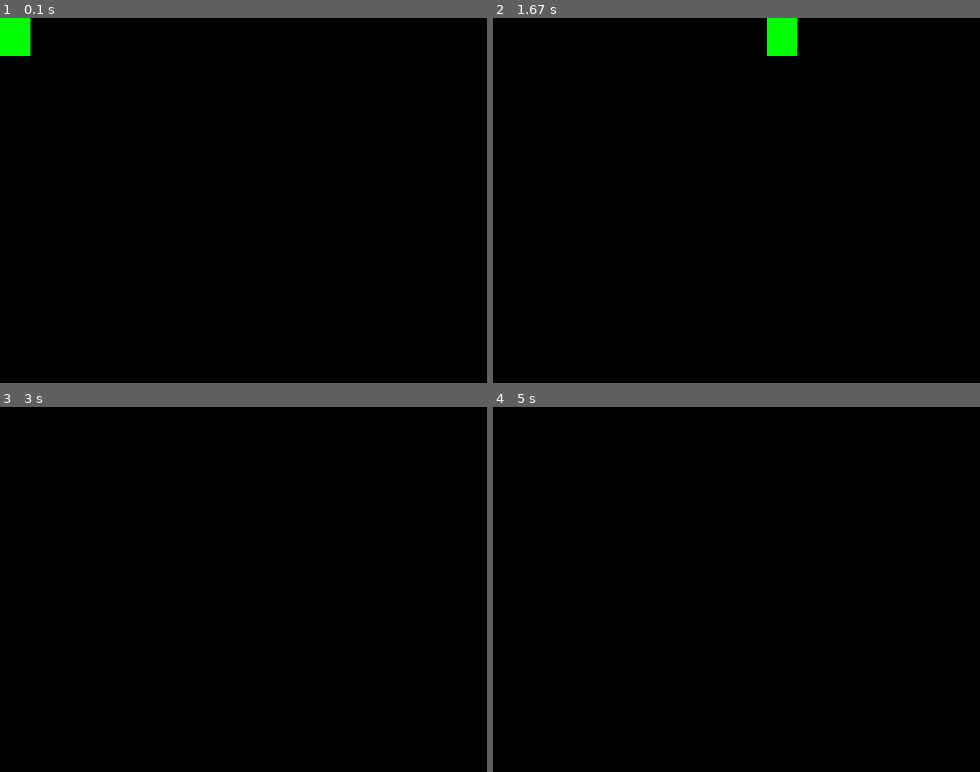
Above: before the commit, frames 1-4 (two rows, left to right).
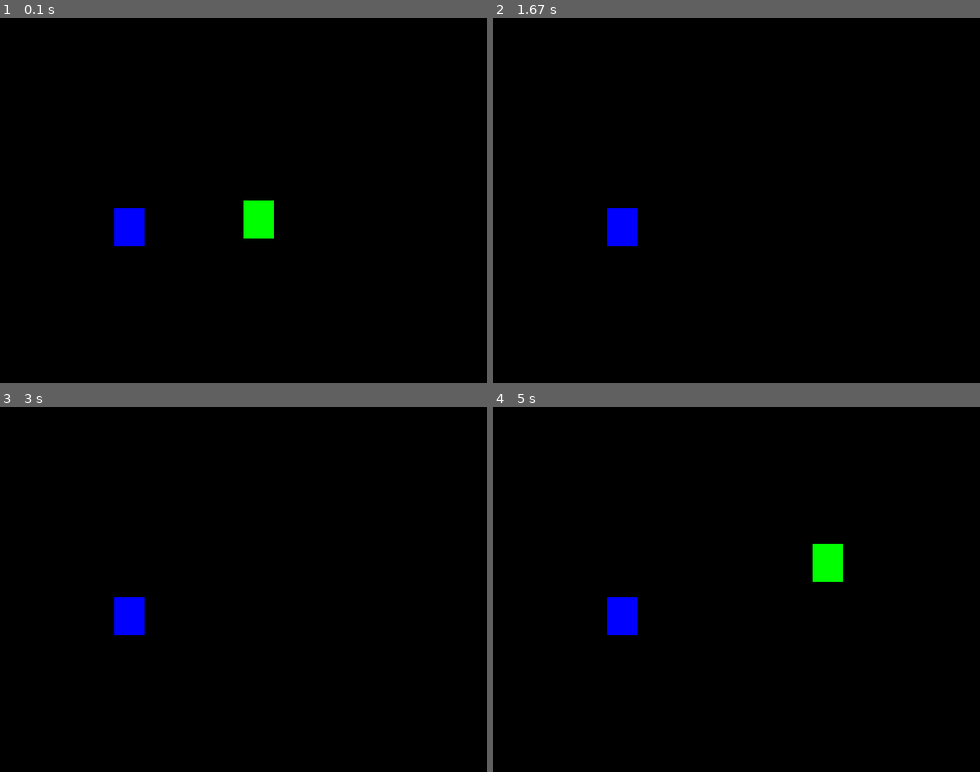
Above: after the commit, the same moments.

Repository: AmandaTrinity/pygames-lab
Game: pygame game, started from src/janela.py
Same seed, same stepped clock (60 frames per second), same inputs: the game is played once before the commit and once after it.
Inputs:
- Up to frame 1 (0.1 s): no input
- Up to frame 2 (1.67 s): hold D 0.33-0.8 s
- Up to frame 3 (3 s): hold A 1.67-2.2 s; hold S 2.23-2.53 s
- Up to frame 4 (5 s): hold W 3-3.37 s; hold D 3.4-4.03 s; hold A 4.47-4.93 s; hold D from 4.97 s (still down)

The runs differ from the first frame. In frame 1, 2.0% of the frame differs, in the area x 0-57%, y 0-63%; in frame 2, 1.3%; in frame 3, 0.7%; in frame 4, 1.3%.

Commit message:
feat: cria objeto para colisão

Diff:
--- a/src/janela.py
+++ b/src/janela.py
@@ -7,9 +7,8 @@
 #1. Definição da largura e altura da nossa tela
 largura = 640
 altura = 480
-x = 0
-#meio = largura_tela dividido por 2 - largura_objeto dividido por 2
-y = 0
+x = largura / 2
+y = altura / 2
 
 tela = pygame.display.set_mode((largura,altura)) #objeto tela, set mode vai recebe uma tupla
 # Nome
@@ -46,8 +45,14 @@
         y = y - 20
     if pygame.key.get_pressed()[K_s]:
         y = y + 20
-    pygame.draw.rect(tela,(0,255,0), (x, y,40,50 )) #x,y,largura(px), altura
 
+    # 3. Desenhando o nosso retângulo
+    retangulo_green = pygame.draw.rect(tela,(0,255,0), (x, y,40,50)) #x,y,largura(px), altura
+    retangulo_blue = pygame.draw.rect(tela, (0,0,255), (150,250,40,50))
+
+    #4. Colisão de objetos
+    if retangulo_green.colliderect(retangulo_blue):
+        print('colidiu')
     #Se mova sozinho
     # if y >= altura:
     #    y = 0
